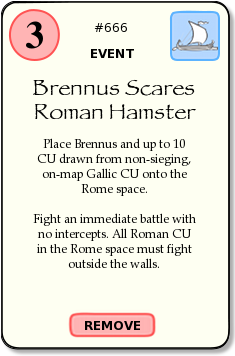
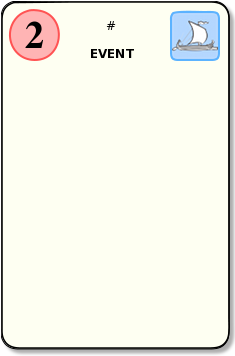
Layers edited between the first and the second (235, 356) image:
moved "card number" above "title", painted on it over (94, 21, 127, 32)
moved "title" above "text", painted on it over (33, 79, 196, 120)
painted on "text" over (33, 138, 196, 269)
removed layer "remove" over (85, 321, 140, 330)
renamed "remove/reshuffle bground" to "remove", hid it, moved it above "response", painted on it over (68, 310, 156, 338)
added layer "2 ops" above "3 ops" over (25, 21, 44, 48)
renamed "ops number" to "3 ops", hid it over (26, 21, 43, 49)
